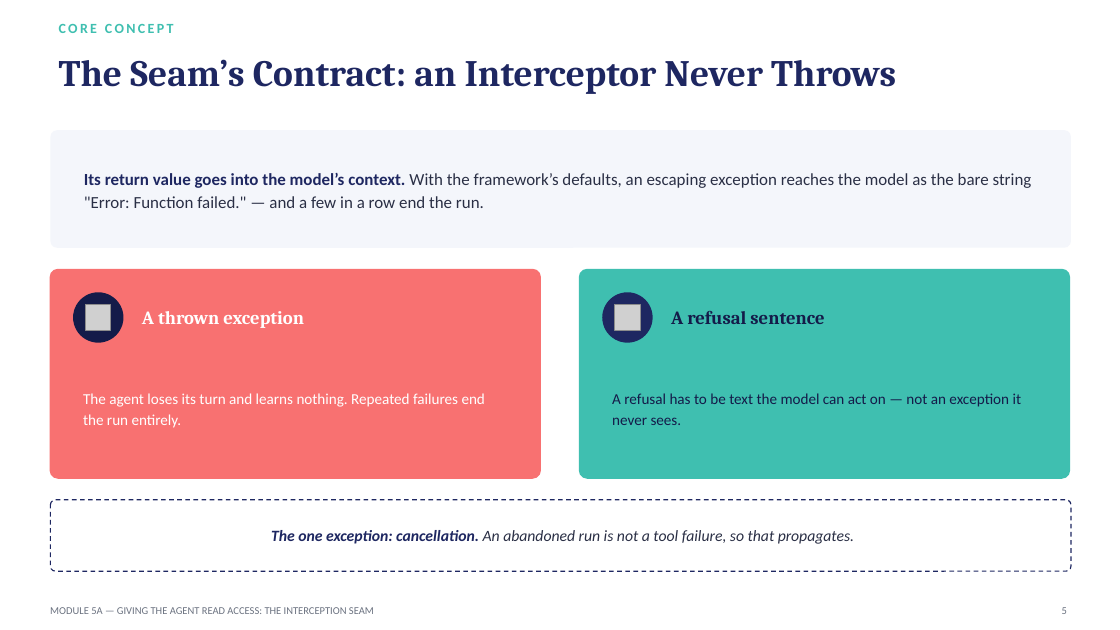
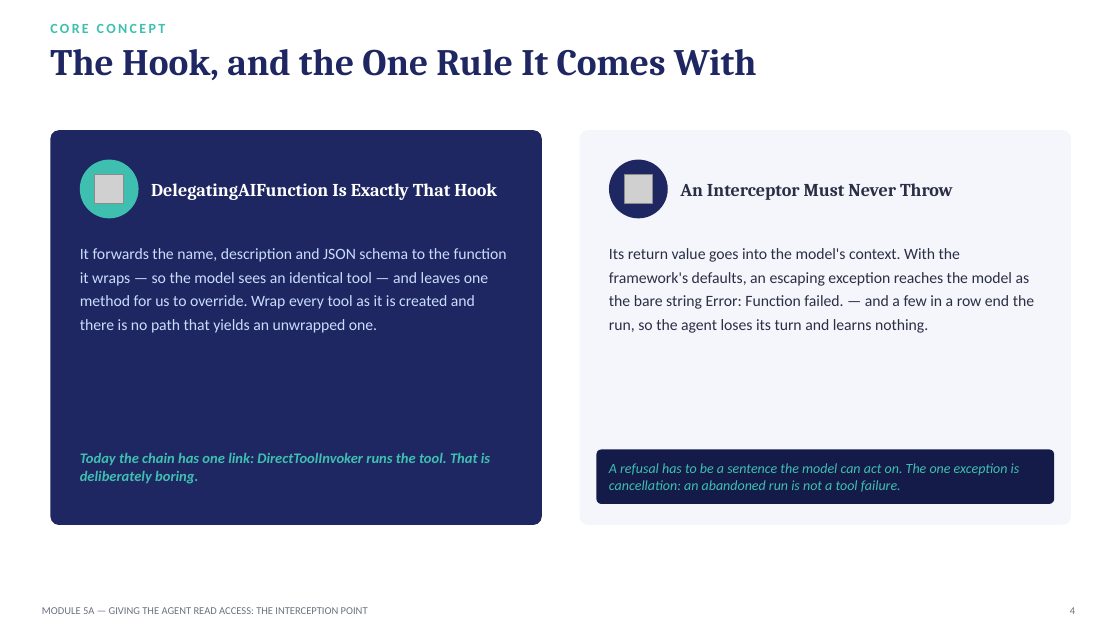
Before and after one commit to SeattleDiver/MAF-MiniCode, a slide deck: slide 4 of Projects/Module05a-TheInterceptionSeam/Module05a - Giving the Agent Read Access - The Interception Seam.pptx (slide 5 before the commit). Drawn at 1120x630 pixels with LibreOffice and Linux fonts; fonts in the diff are those of the drawing; grey boxes stand for pictures. Boxes give left, top, right and bottom in pixels: in the first picture for what was removed or moved away, otherwise in the second. Text is boxed around its words. In the diff, an @@ line names an element or a change of style, - is before the commit and + after.

```diff
--- a/Projects/Module05a-TheInterceptionSeam/Module05a - Giving the Agent Read Access - The Interception Seam.pptx
+++ b/Projects/Module05a-TheInterceptionSeam/Module05a - Giving the Agent Read Access - The Interception Seam.pptx
@@ text "CORE CONCEPT": place and size @@
-text "CORE CONCEPT" at (59, 24, 174, 33)
+text "CORE CONCEPT" at (50, 24, 166, 33)
@@ text "The Hook, and the One ..." at (50, 49, 757, 80): vertical alignment middle to top @@
@@ text at (50, 49, 757, 80): text changed @@
-The Seam’s Contract: an Interceptor Never Throws
+The Hook, and the One Rule It Comes With
@@ rounded rectangle: place and size @@
-rounded rectangle at (50, 269, 541, 479)
+rounded rectangle at (50, 130, 542, 525)
@@ rounded rectangle at (50, 130, 542, 525): fill #F87171 to #1E2761; proportions changed @@
@@ rounded rectangle removed at (50, 130, 1071, 248) @@
@@ rounded rectangle: place and size @@
-rounded rectangle at (579, 269, 1070, 479)
+rounded rectangle at (580, 130, 1071, 525)
@@ rounded rectangle at (580, 130, 1071, 525): fill #3FBFB0 to #F4F6FB; proportions changed @@
@@ ellipse added at (80, 160, 139, 218), fill #3FBFB0 @@
@@ picture added at (95, 175, 124, 203) @@
@@ ellipse: place and size @@
-ellipse at (602, 292, 653, 343)
+ellipse at (609, 160, 668, 218)
@@ picture added at (624, 175, 653, 203) @@
@@ text added at (151, 183, 497, 200), 15.5 pt, text #FFFFFF, bold @@
+DelegatingAIFunction Is Exactly That Hook
@@ text added at (680, 183, 953, 200), 15.5 pt, text #2A2F45, bold @@
+An Interceptor Must Never Throw
@@ text "Its return value goes into ..." at (609, 248, 1034, 333): vertical alignment middle to top @@
@@ text added at (80, 248, 507, 333), 13.5 pt, text #CADCFC @@
+It forwards the name, description and JSON schema to the function it wraps — so the model sees an identical tool — and leaves one method for us to override. Wrap every tool as it is created and there is no path that yields an unwrapped one.
@@ text at (609, 248, 1034, 333): text changed; size 14.5 to 13.5 pt @@
-Its return value goes into the model’s context. With the framework’s defaults, an escaping exception reaches the model as the bare string "Error: Function failed." — and a few in a row end the run.
+Its return value goes into the model's context. With the framework's defaults, an escaping exception reaches the model as the bare string Error: Function failed. — and a few in a row end the run, so the agent loses its turn and learns nothing.
@@ ellipse removed at (73, 292, 124, 343) @@
@@ picture removed at (86, 305, 111, 330) @@
@@ text removed at (142, 311, 304, 328) @@
-A thrown exception
@@ picture removed at (615, 305, 640, 330) @@
@@ text removed at (671, 311, 824, 324) @@
-A refusal sentence
@@ text removed at (83, 393, 485, 428) @@
-The agent loses its turn and learns nothing. Repeated failures end the run entirely.
@@ text added at (80, 453, 490, 484), 12.5 pt, text #3FBFB0, bold, italic @@
+Today the chain has one link: DirectToolInvoker runs the tool. That is deliberately boring.
@@ rounded rectangle added at (597, 450, 1054, 504), fill #141B49 @@
@@ text at (609, 463, 1020, 492): text changed; size 13 to 12 pt; text colour #141B49 to #3FBFB0; italic on @@
-A refusal has to be text the model can act on — not an exception it never sees.
+A refusal has to be a sentence the model can act on. The one exception is cancellation: an abandoned run is not a tool failure.
@@ rounded rectangle removed at (50, 500, 1071, 571) @@
@@ text removed at (271, 530, 854, 544) @@
-The one exception: cancellation. An abandoned run is not a tool failure, so that propagates.
@@ text at (42, 607, 368, 614): text changed @@
-MODULE 5A — GIVING THE AGENT READ ACCESS: THE INTERCEPTION SEAM
+MODULE 5A — GIVING THE AGENT READ ACCESS: THE INTERCEPTION POINT
@@ text at (1070, 607, 1075, 614): text changed @@
-5
+4
```
Also in this commit, not shown: 5 other slides changed, 2 slides added, 2 slides removed, 26 other files.
